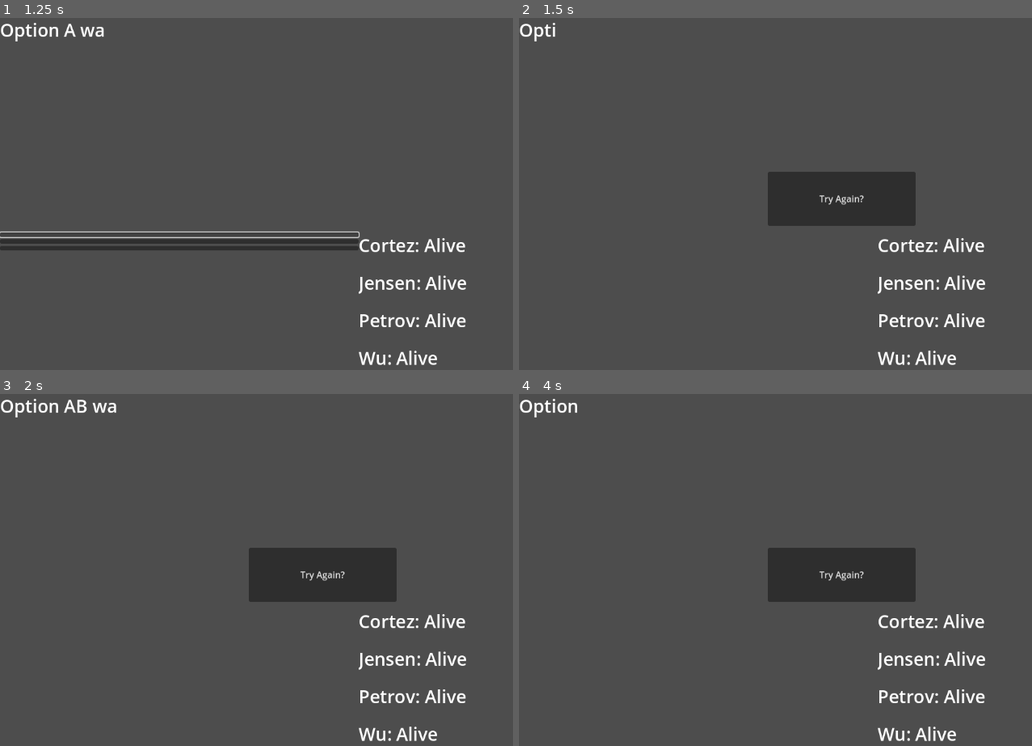
Above: before the commit, frames 1-4 (two rows, left to right).
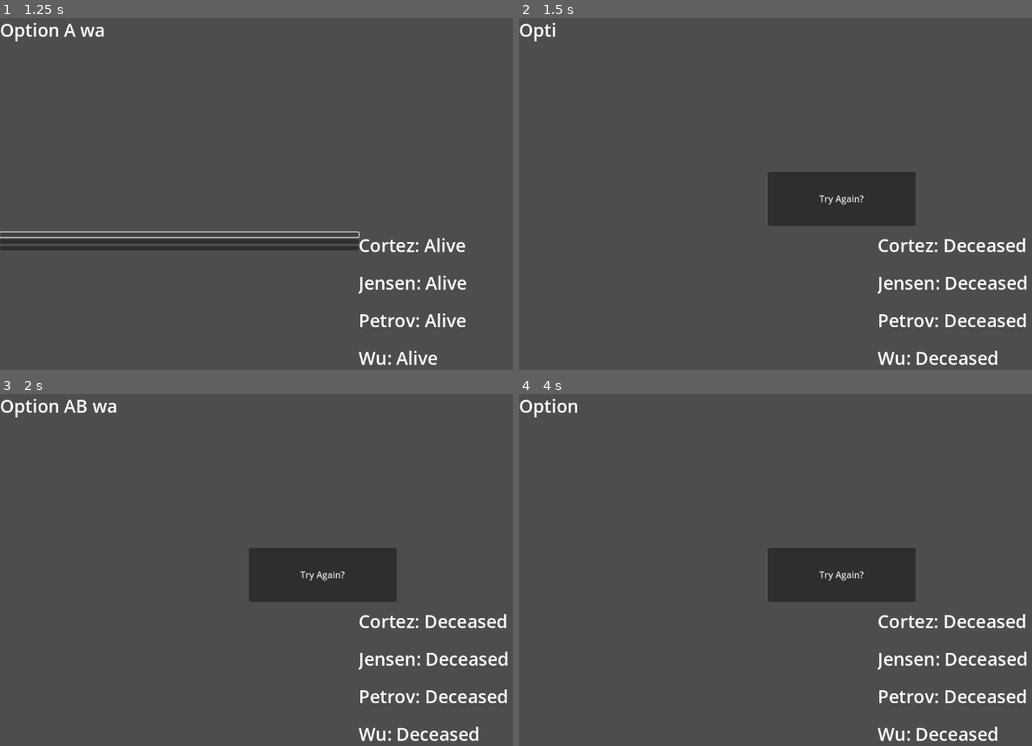
Above: after the commit, the same moments.

Repository: AndreiBondad/brass-game-project
Game: Godot game, scene res://scenes/main_game_scene.tscn
The game is run twice, just before and just after one commit, with the same random seed, the same clock (stepped at 60 frames per second) and the same inputs.
Inputs (mouse positions are in pixels of both pictures, inside the frame that each line leads up to):
- Up to frame 1 (1.25 s): click (179, 236) at 0.5 s
- Up to frame 2 (1.5 s): click (698, 239) at 1.25 s
- Up to frame 3 (2 s): no input
- Up to frame 4 (4 s): click "Try Again?" at 2 s; click (698, 622) at 2.75 s; click (698, 612) at 3.5 s

Frame 1 is identical in both runs. In frame 2, 1.3% of the frame differs, in the area x 77-99%, y 62-99%; in frame 3, 1.3%; in frame 4, 1.3%.

Commit message:
reorganized node creation

Diff:
--- a/scenes/main_game_scene.tscn
+++ b/scenes/main_game_scene.tscn
@@ -94,6 +94,7 @@
 theme_override_font_sizes/normal_font_size = 32
 text = "Wu: "
 
+[connection signal="choice_text_update" from="MainText" to="." method="_on_main_text_choice_text_update"]
 [connection signal="game_over" from="MainText" to="." method="_on_main_text_game_over"]
 [connection signal="status_update" from="MainText" to="." method="_on_main_text_status_update"]
 [connection signal="timeout" from="MainText/TextTimer" to="MainText" method="_on_timer_timeout"]
--- a/scripts/main_text_script.gd
+++ b/scripts/main_text_script.gd
@@ -42,23 +42,49 @@
 var displayTextLength
 var count = 0;
 
-var nodeA = TextNode.new("Option A was chosen")
-var nodeAA = TextNode.new("Option AA was chosen")
-var nodeAB = TextNode.new("Option AB was chosen")
-var nodeAC = TextNode.new("Option AC was chosen")
-var nodeB = TextNode.new("Option B was chosen")
-var nodeBA = TextNode.new("Option BA was chosen")
-var nodeBB = TextNode.new("Option BB was chosen")
-var nodeBC = TextNode.new("Option BC was chosen")
-var nodeC = TextNode.new("Option C was chosen")
-var nodeCA = TextNode.new("Option CA was chosen")
-var nodeCB = TextNode.new("Option CB was chosen")
-var nodeCC = TextNode.new("Option CC was chosen")
+func _ready():
+	var nodeA = TextNode.new("Option A was chosen")
+	nodeA.set_choice_text("OpionA")
+	var nodeAA = TextNode.new("Option AA was chosen")
+	nodeAA.set_choice_text("OpionAA")
+	nodeAA.set_soldier_statuses("Deceased", "Deceased", "Deceased", "Deceased")
+	var nodeAB = TextNode.new("Option AB was chosen")
+	nodeAB.set_choice_text("OpionAB")
+	nodeAB.set_soldier_statuses("Deceased", "Deceased", "Deceased", "Deceased")
+	var nodeAC = TextNode.new("Option AC was chosen")
+	nodeAC.set_choice_text("OpionAC")
+	nodeAC.set_soldier_statuses("Deceased", "Deceased", "Deceased", "Deceased")
 
-func _ready():
+
+
+	var nodeB = TextNode.new("Option B was chosen")
+	var nodeBA = TextNode.new("Option BA was chosen")
+	nodeBA.set_choice_text("OpionBA")
+	nodeBA.set_soldier_statuses("Deceased", "Deceased", "Deceased", "Deceased")
+	var nodeBB = TextNode.new("Option BB was chosen")
+	nodeBB.set_choice_text("OpionBB")
+	nodeBB.set_soldier_statuses("Deceased", "Deceased", "Deceased", "Deceased")
+	var nodeBC = TextNode.new("Option BC was chosen")
+	nodeBC.set_choice_text("OpionBB")
+	nodeBC.set_soldier_statuses("Deceased", "Deceased", "Deceased", "Deceased")
+
+
+
+	var nodeC = TextNode.new("Option C was chosen")
+	var nodeCA = TextNode.new("Option CA was chosen")
+	nodeCA.set_choice_text("OpionCA")
+	nodeCA.set_soldier_statuses("Deceased", "Deceased", "Deceased", "Deceased")
+	var nodeCB = TextNode.new("Option CB was chosen")
+	nodeCB.set_choice_text("OpionCB")
+	nodeCB.set_soldier_statuses("Deceased", "Deceased", "Deceased", "Deceased")
+	var nodeCC = TextNode.new("Option CC was chosen")
+	nodeCC.set_choice_text("OpionCC")
+	nodeCC.set_soldier_statuses("Deceased", "Deceased", "Deceased", "Deceased")
+
 	startingNode = TextNode.new("This is the opening text")
 	currentNode = startingNode
 	startingNode.set_options(nodeA, nodeB, nodeC)
+
 	nodeA.set_options(nodeAA, nodeAB, nodeAC)
 	nodeB.set_options(nodeBA, nodeBB, nodeBC)
 	nodeC.set_options(nodeCA, nodeCB, nodeCC)
@@ -67,6 +93,7 @@
 	nodeC.set_game_over_status(true, true, true)
 
 	status_update.emit()
+	choice_text_update.emit()
 
 	displayText = startingNode.currentText
 	choiceOneNode = startingNode.optionList[0]
--- a/scripts/text_controller.gd
+++ b/scripts/text_controller.gd
@@ -18,3 +18,7 @@
 
 	$GameOverButton.visible = true
 	$GameOverButton.disabled = false
+
+
+func _on_main_text_choice_text_update() -> void:
+	pass # Replace with function body.
